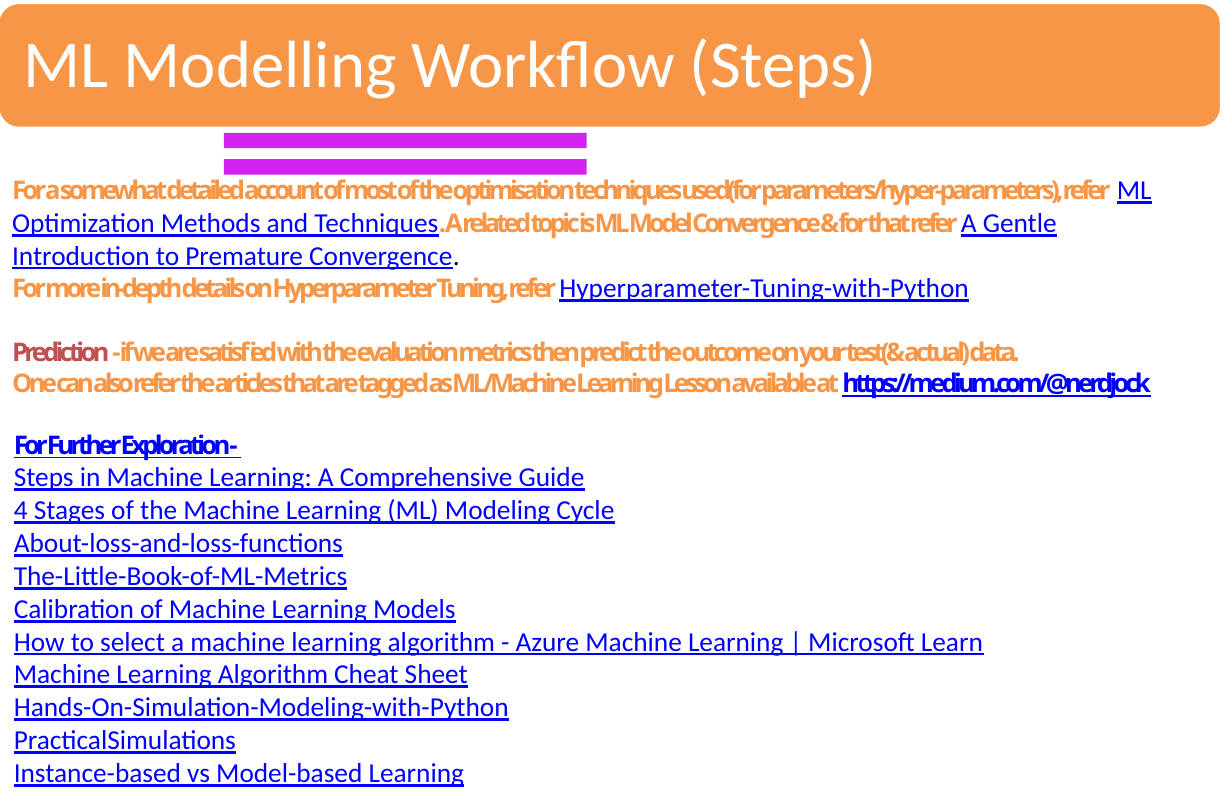
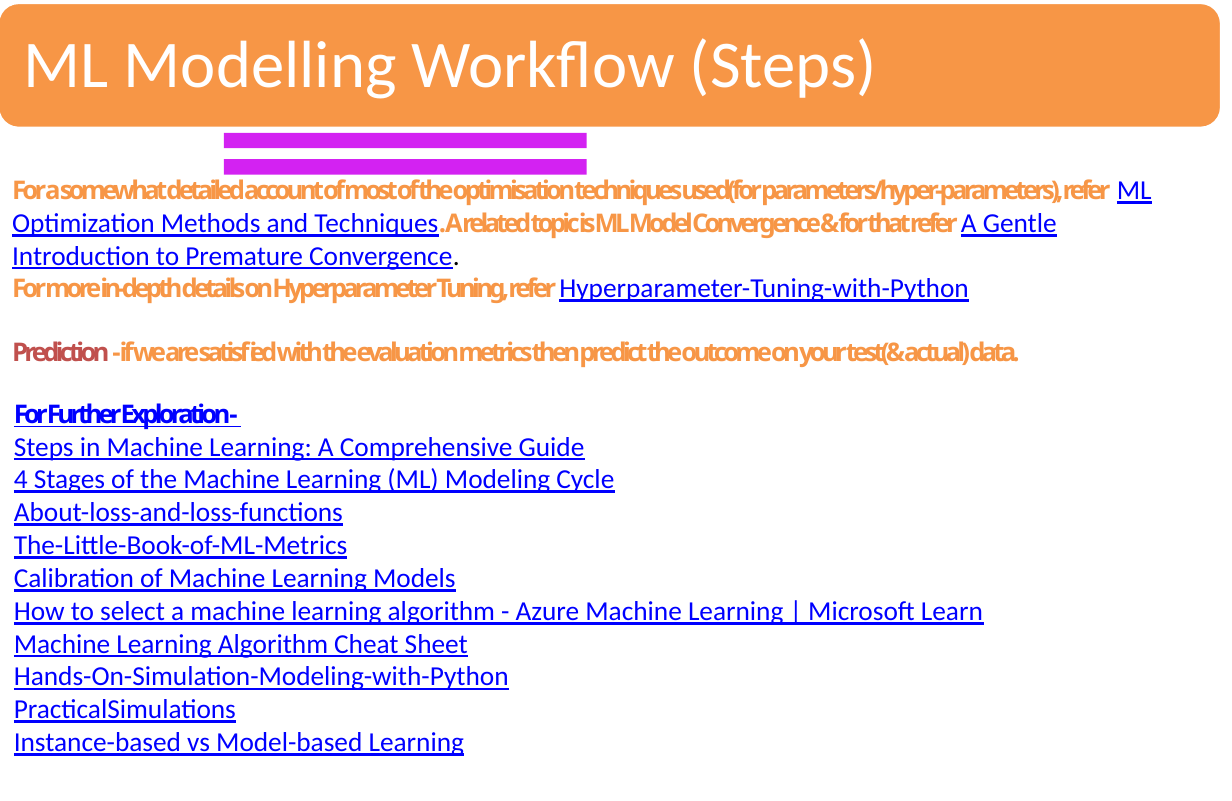
Before and after one commit to sandipray63in/Some_Self_Learning_Decks, a slide deck: slide 20 of AI, ML, DL & Related Topics(WIP).pptx. Drawn at 1232x801 pixels with LibreOffice and Linux fonts; fonts in the diff are those of the drawing. Boxes give left, top, right and bottom in pixels: in the first picture for what was removed or moved away, otherwise in the second. Text is boxed around its words. In the diff, an @@ line names an element or a change of style, - is before the commit and + after.

```diff
--- a/AI, ML, DL & Related Topics(WIP).pptx
+++ b/AI, ML, DL & Related Topics(WIP).pptx
@@ text at (12,372,1150,398): paragraph removed @@
-One can also refer the articles that are tagged as ML/Machine Learning Lesson available at https://medium.com/@nerdjock
```
Also in this commit, not shown: 7 other slides changed.
